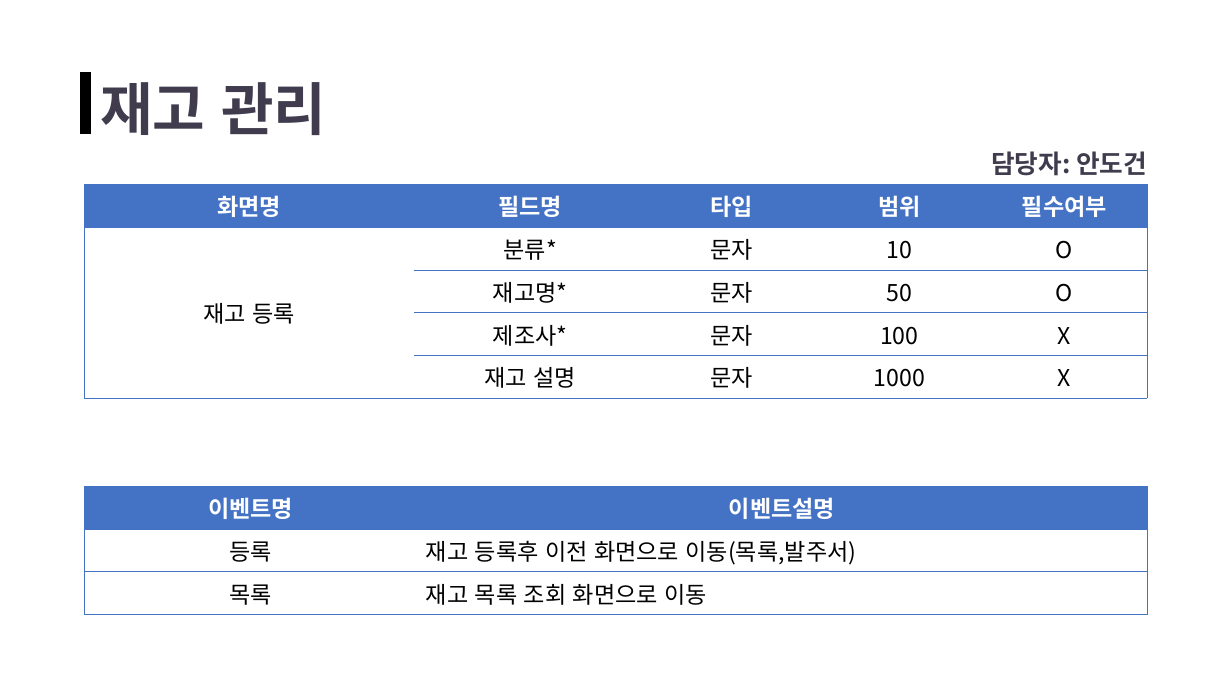
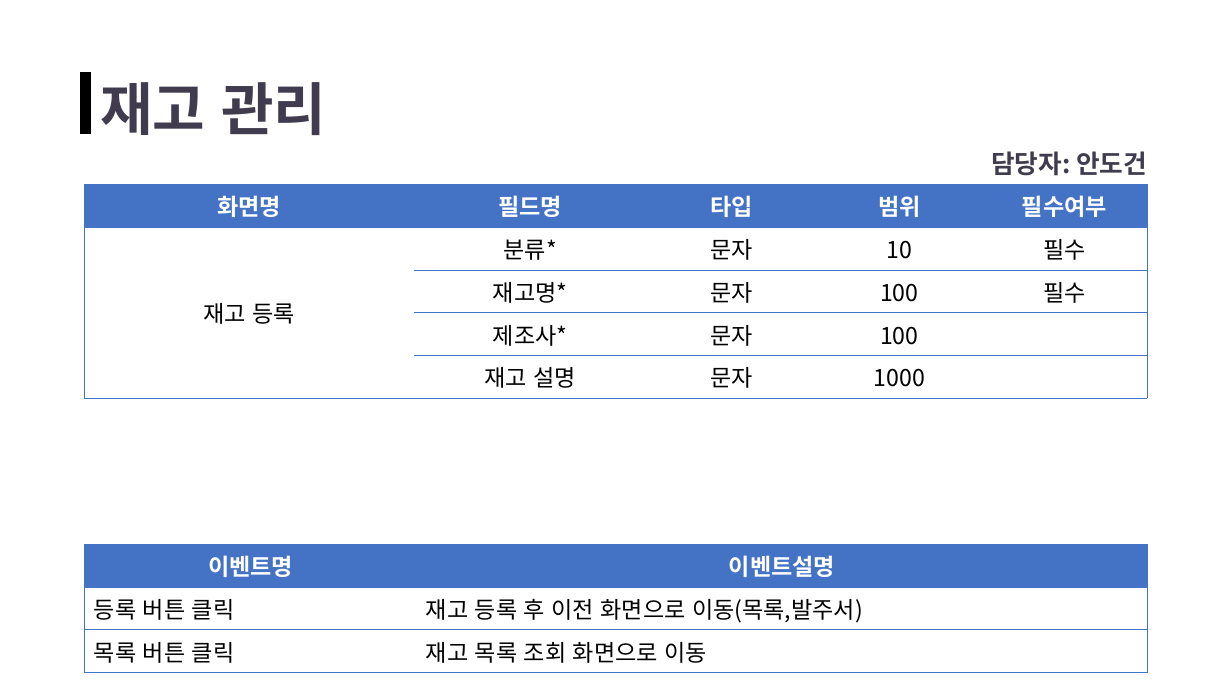
Before and after one commit to ppodong-bro/Team_OB, a slide deck: slide 6 of 분석자료/화면설계서(초안)_재고 관리.pptx. Drawn at 1232x693 pixels with LibreOffice and Linux fonts; fonts in the diff are those of the drawing. Boxes give left, top, right and bottom in pixels: in the first picture for what was removed or moved away, otherwise in the second. Text is boxed around its words. In the diff, an @@ line names an element or a change of style, - is before the commit and + after.

Commit message:
화면설계서_재고 관리 초안 Update
화면설계서_재고 관리 초안 Update

```diff
--- a/분석자료/화면설계서(초안)_재고 관리.pptx
+++ b/분석자료/화면설계서(초안)_재고 관리.pptx
@@ table at <box>85,185,1147,392</box> @@
-row 2, column 5: O
+row 2, column 5: 필수
-row 3, column 4: 50
+row 3, column 4: 100
-row 3, column 5: O
+row 3, column 5: 필수
-row 4, column 5: X
+row 4, column 5: 
-row 5, column 5: X
+row 5, column 5: 
@@ table at <box>85,544,1148,667</box> @@
-row 2, column 1: 등록
+row 2, column 1: 등록 버튼 클릭
-row 2, column 2: 재고 등록후 이전 화면으로 이동(목록,발주서)
+row 2, column 2: 재고 등록 후 이전 화면으로 이동(목록,발주서)
-row 3, column 1: 목록
+row 3, column 1: 목록 버튼 클릭
@@ table: place and size @@
-table at <box>85,486,1148,609</box>
+table at <box>85,544,1148,667</box>
```
Also in this commit, not shown: 9 other slides changed.
